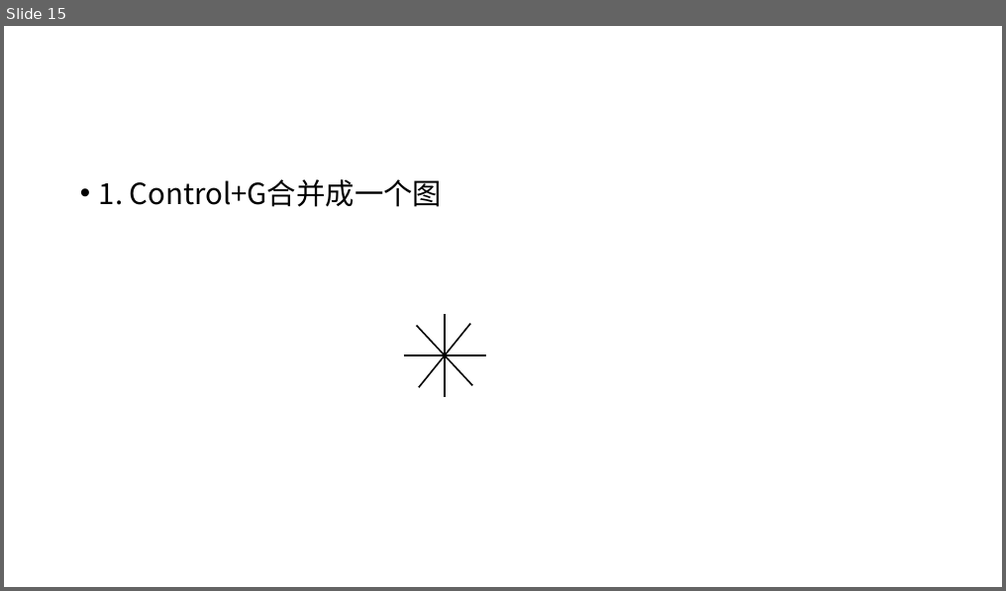
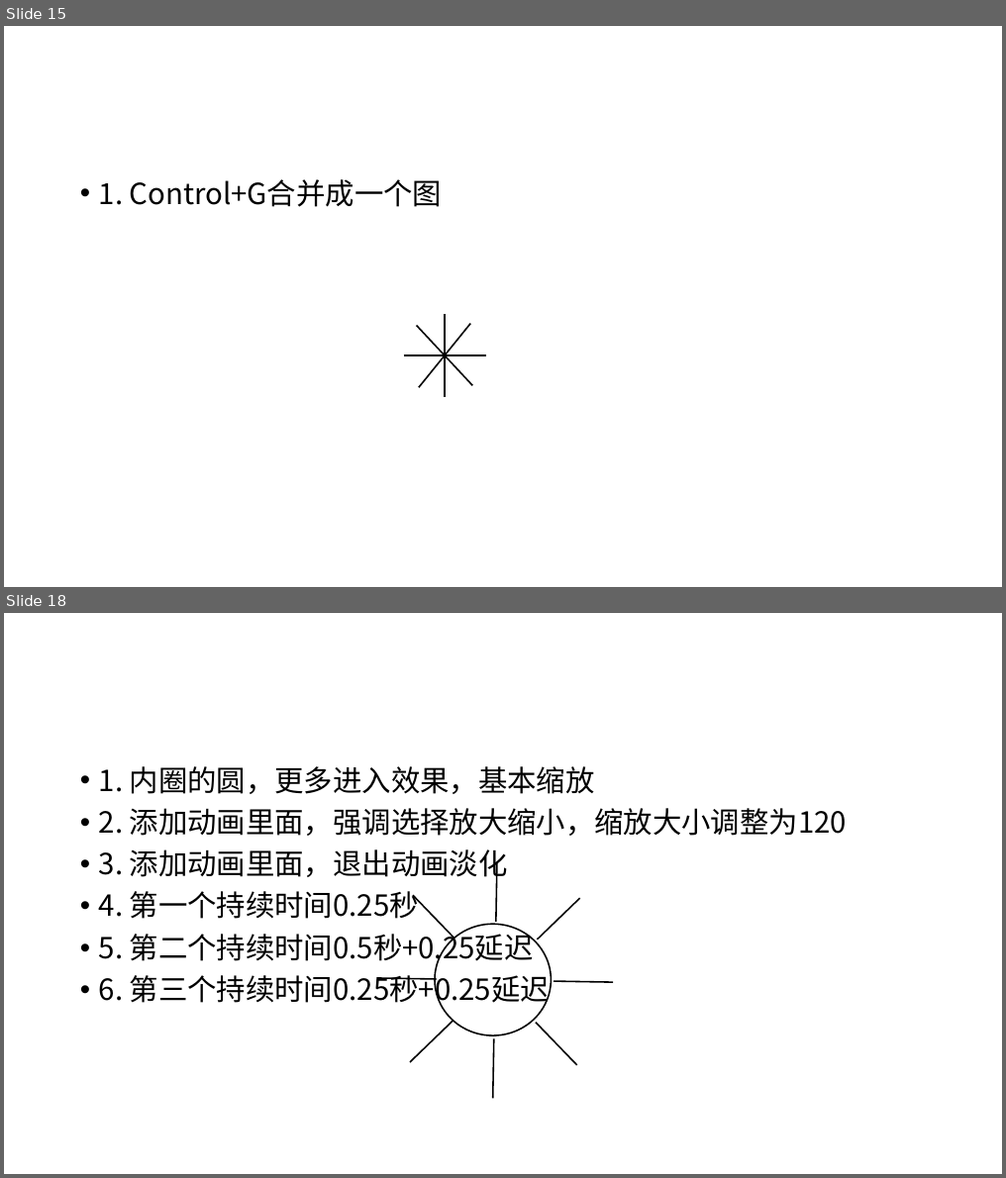
Before and after one commit to Canhui/PPT_Animation_Samples, a slide deck: PPT-Animation-Samples (Part 2).pptx. Shown one above the other, each under a label of ours: slide 15 before the commit, slides 15 and 18 after it; the slides between them are not shown. The pictures are 1006x591 and 1006x1178 pixels, drawn with LibreOffice and Linux fonts; fonts in the diff are those of the drawing. Boxes give left, top, right and bottom in pixels: in the first picture for what was removed or moved away, otherwise in the second. Text is boxed around its words. In the diff, an @@ line names an element or a change of style, - is before the commit and + after.

```diff
--- a/PPT-Animation-Samples (Part 2).pptx
+++ b/PPT-Animation-Samples (Part 2).pptx
@@ slide 18 added at box(4, 613, 1002, 1174), background #FFFFFF @@
@@ text added at box(99, 766, 846, 1008), 28 pt, text #000000 @@
+• 1. 内圈的圆，更多进入效果，基本缩放
+• 2. 添加动画里面，强调选择放大缩小，缩放大小调整为120
+• 3. 添加动画里面，退出动画淡化
+• 4. 第一个持续时间0.25秒
+• 5. 第二个持续时间0.5秒+0.25延迟
+• 6. 第三个持续时间0.25秒+0.25延迟
@@ group added at box(377, 862, 614, 1099): 8 lines @@
@@ ellipse added at box(435, 925, 550, 1036), outline #000000 1.5 pt @@
```
Also in this commit, not shown: 1 slide changed, 4 other slides added, 1 slide removed.
